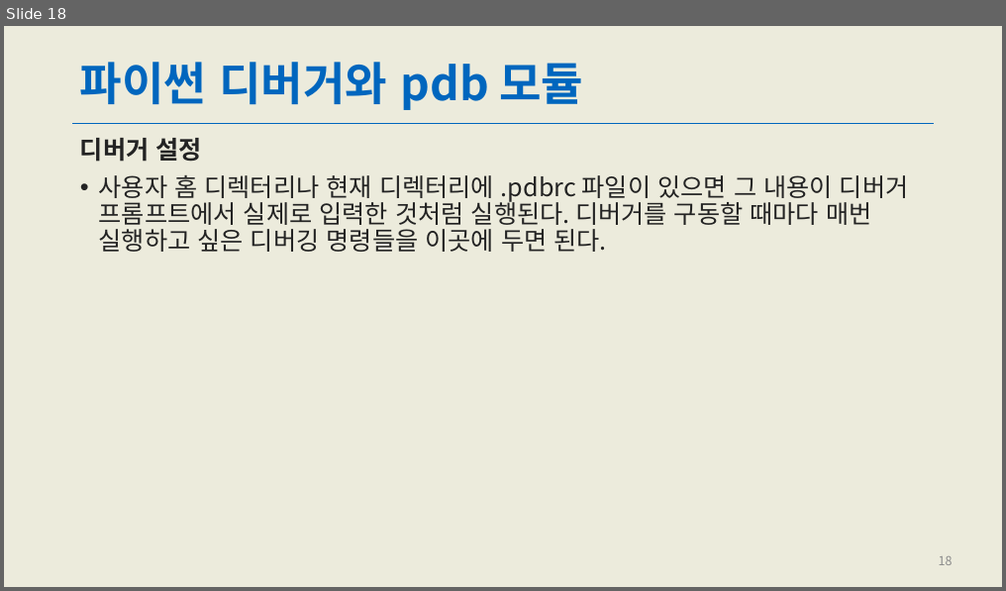
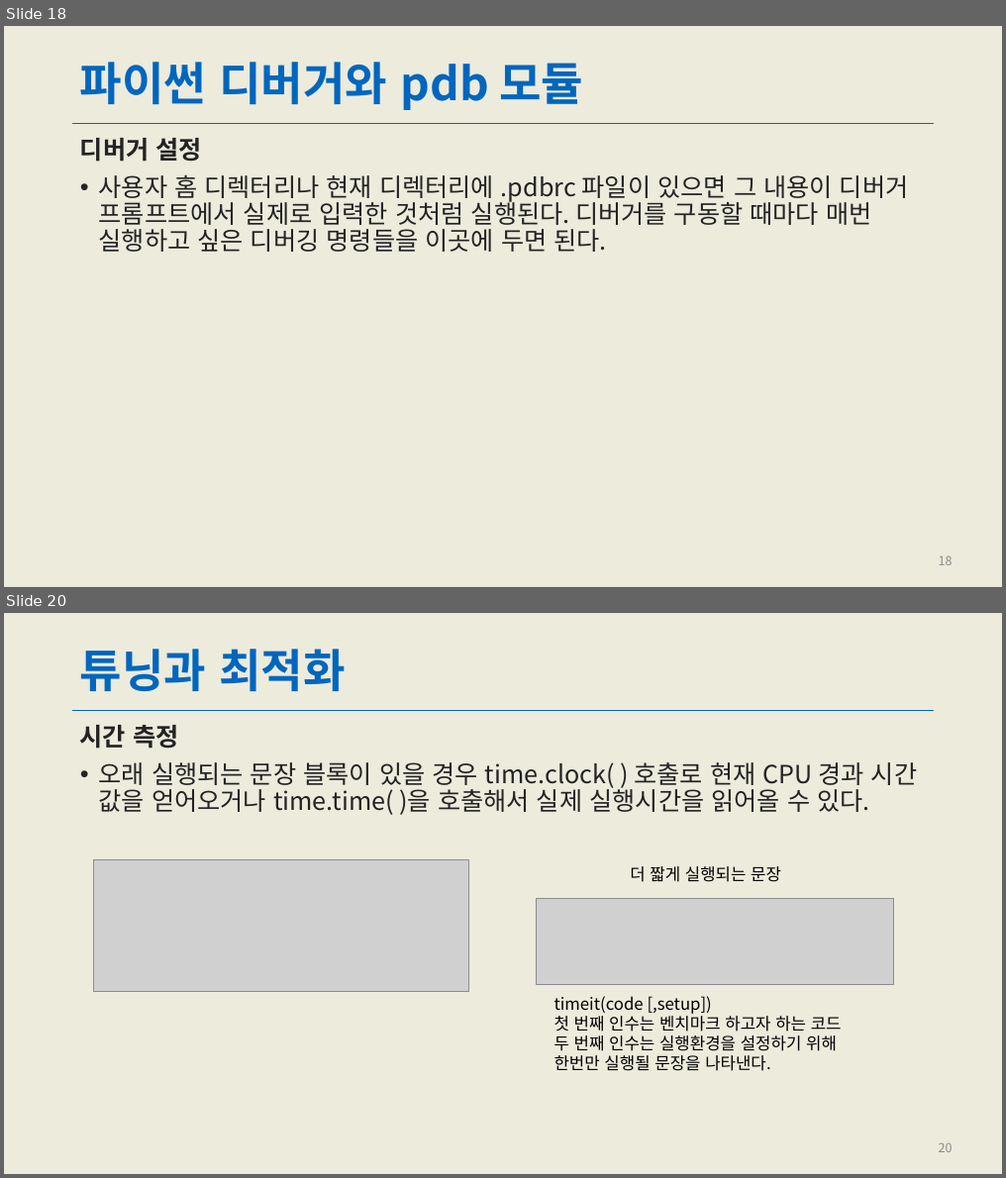
Before and after one commit to kai1945/PythonBasicStudy, a slide deck: PPT/Ch11_테스트,디버깅,프로파일링과 튜닝.pptx. Shown one above the other, each under a label of ours: slide 18 before the commit, slides 18 and 20 after it; the slides between them are not shown. The pictures are 1006x591 and 1006x1178 pixels, drawn with LibreOffice and Linux fonts; fonts in the diff are those of the drawing; grey boxes stand for pictures. Boxes give left, top, right and bottom in pixels: in the first picture for what was removed or moved away, otherwise in the second. Text is boxed around its words. In the diff, an @@ line names an element or a change of style, - is before the commit and + after.

```diff
--- a/PPT/Ch11_테스트,디버깅,프로파일링과 튜닝.pptx
+++ b/PPT/Ch11_테스트,디버깅,프로파일링과 튜닝.pptx
@@ slide 20 added at [4, 613, 1002, 1174], background #ECEBDC; not listed: 1 template element that a slide beside it also shows @@
@@ title added at [80, 649, 345, 691], 44 pt, text #0066BE, bold @@
+튜닝과 최적화
@@ text added at [80, 725, 917, 815], 24 pt, text #232323 @@
+시간 측정
+• 오래 실행되는 문장 블록이 있을 경우 time.clock( ) 호출로 현재 CPU 경과 시간 값을 얻어오거나 time.time( )을 호출해서 실제 실행시간을 읽어올 수 있다.
@@ picture added at [94, 861, 469, 992] @@
@@ text added at [630, 866, 781, 882], 16 pt, text #000000 @@
+더 짧게 실행되는 문장
@@ picture added at [536, 898, 893, 985] @@
@@ text added at [554, 996, 842, 1071], 16 pt, text #000000 @@
+timeit(code [,setup])
+첫 번째 인수는 벤치마크 하고자 하는 코드
+두 번째 인수는 실행환경을 설정하기 위해
+한번만 실행될 문장을 나타낸다.
@@ page number added at [939, 1144, 952, 1153], 12 pt, text #8C8C8C @@
+20
```
Also in this commit, not shown: 2 slides changed, 5 other slides added, 2 slides removed.
